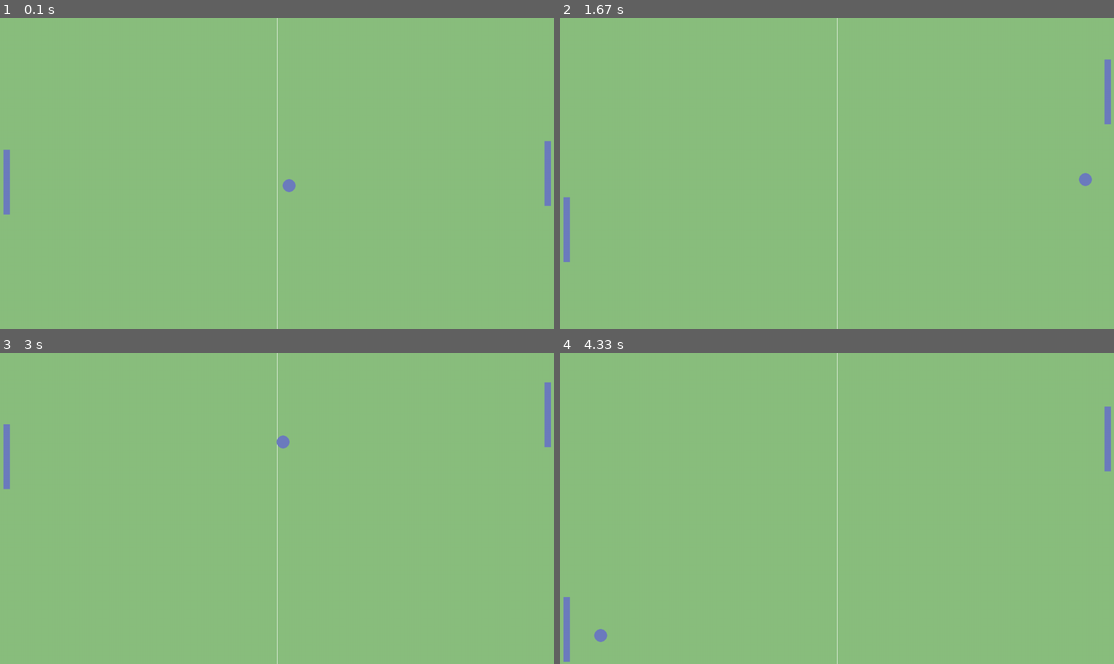
Above: before the commit, frames 1-4 (two rows, left to right).
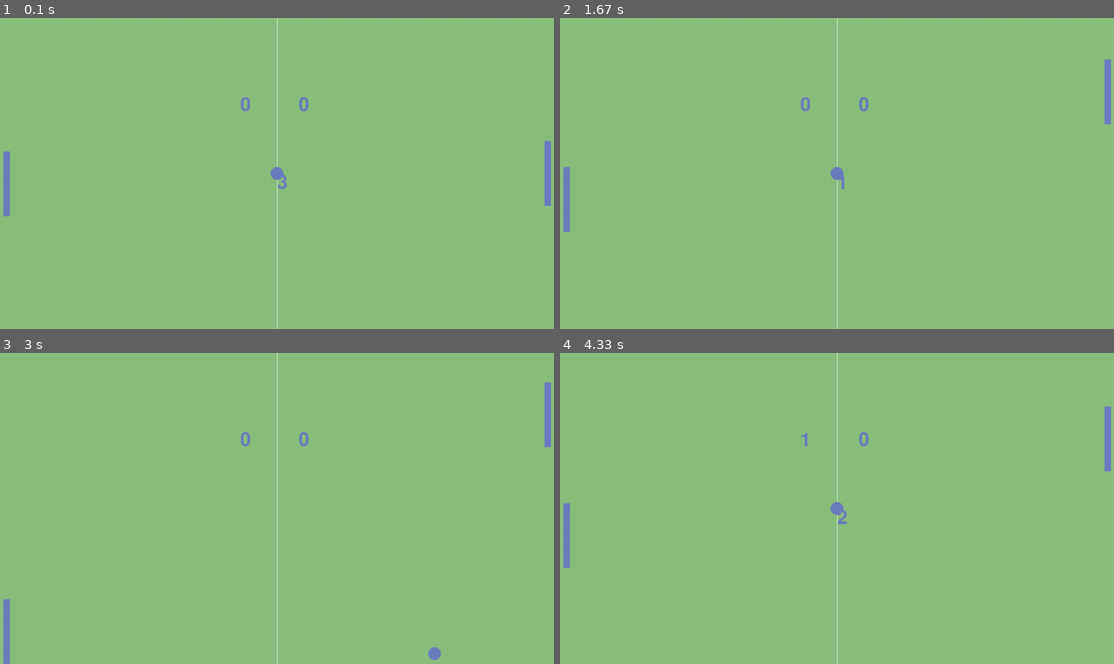
Above: after the commit, the same moments.

Repository: 100ballovby/PingPong_Game_PyGame
Game: pygame game, started from main.py
Two runs of this game, one before a commit and one after it. Both use one fixed random seed, a clock stepped at 60 frames per second and the inputs below.
Inputs:
- Up to frame 1 (0.1 s): no input
- Up to frame 2 (1.67 s): hold Up 0.33-0.8 s; hold Down 0.83-1.13 s; hold Up 1.17-1.53 s; hold Down from 1.57 s (still down)
- Up to frame 3 (3 s): release Down at 1.93 s; hold Up 1.97-2.27 s; hold Down 2.3-2.6 s; hold Up from 2.63 s (still down)
- Up to frame 4 (4.33 s): release Up at 3 s; hold Down 3.03-3.4 s; hold Up 3.43-3.73 s; hold Down 3.77-4.07 s; hold Up from 4.1 s (still down)

The runs differ from the first frame. In frame 1, 0.3% of the frame differs, in the area x 0-56%, y 25-64%; in frame 2, 0.5%; in frame 3, 0.7%; in frame 4, 0.7%, in the area x 0-56%, y 25-100%.

Commit message:
Adding timer and restart

Diff:
--- a/main.py
+++ b/main.py
@@ -1,16 +1,46 @@
 import sys
 import pygame as pg
+from random import choice
+
+
+def restart(obj, s_width, s_height, s):
+    global speed_x, speed_y, score_time
+    obj.center = (s_width // 2, s_height // 2)
+    speed_x *= choice([-1, 1])
+    speed_y *= choice([-1, 1])
+
+    cur_time = pg.time.get_ticks()
+    if cur_time - score_time < 700:
+        num_3 = score_font.render('3', True, BLUE)
+        screen.blit(num_3, [s_width // 2, s_height // 2])
+    elif cur_time - score_time < 1400:
+        num_2 = score_font.render('2', True, BLUE)
+        screen.blit(num_2, [s_width // 2, s_height // 2])
+    elif cur_time - score_time < 2100:
+        num_1 = score_font.render('1', True, BLUE)
+        screen.blit(num_1, [s_width // 2, s_height // 2])
+
+    if cur_time - score_time < 2100:
+        speed_x, speed_y = 0, 0
+    else:
+        speed_x = s * choice([-1, 1])
+        speed_y = s * choice([-1, 1])
+        score_time = None  # выключаем триггер
 
 
 def ball_move(obj, s_with, s_height, pl, opp):
-    global speed_x, speed_y  # объявляю переменные speed_x и speed_y из глобального пространства имен ГЛОБАЛЬНЫМИ для функции в тч
+    global speed_x, speed_y, p_score, o_score, score_time  # объявляю переменные speed_x и speed_y из глобального пространства имен ГЛОБАЛЬНЫМИ для функции в тч
     obj.x += speed_x
     obj.y += speed_y
 
     if obj.top <= 0 or obj.bottom >= s_height:
         speed_y *= -1
-    elif obj.left <= 0 or obj.right >= s_with:
-        speed_x *= -1
+    elif obj.left <= 0:
+        score_time = pg.time.get_ticks()  # фиксация "времени", когда был забит гол
+        p_score += 1
+    elif obj.right >= s_with:
+        score_time = pg.time.get_ticks()  # фиксация "времени", когда был забит гол
+        o_score += 1
     elif obj.colliderect(pl) or obj.colliderect(opp):
         speed_x *= -1
 
@@ -57,9 +87,15 @@
 # game config
 speed = 7
 p_speed = 0
-o_speed = speed * 0.7
+o_speed = speed * 0.8
 ball_moving = False
-speed_x = speed_y = speed
+speed_x = speed * choice([-1, 1])
+speed_y = speed * choice([-1, 1])
+score_time = True
+
+p_score, o_score = 0, 0
+pg.font.init()
+score_font = pg.font.SysFont('comicsans', 64)
 
 pg.init()  # инициализируем pygame
 screen = pg.display.set_mode((W, H))  # создаем экран игры разрешением 1280х720px
@@ -78,6 +114,14 @@
     pg.draw.aaline(screen, WHITE, [W // 2, 0], [W // 2, H])
     pg.draw.ellipse(screen, BLUE, ball)
 
+    p_score_text = score_font.render(str(p_score), True, BLUE)
+    o_score_text = score_font.render(str(o_score), True, BLUE)
+    screen.blit(p_score_text, [W // 2 + 50, H * 0.25])
+    screen.blit(o_score_text, [W // 2 - 85, H * 0.25])
+
+    if score_time:
+        restart(ball, W, H, speed)
+
     pg.display.update()
 
     keys = pg.key.get_pressed()
